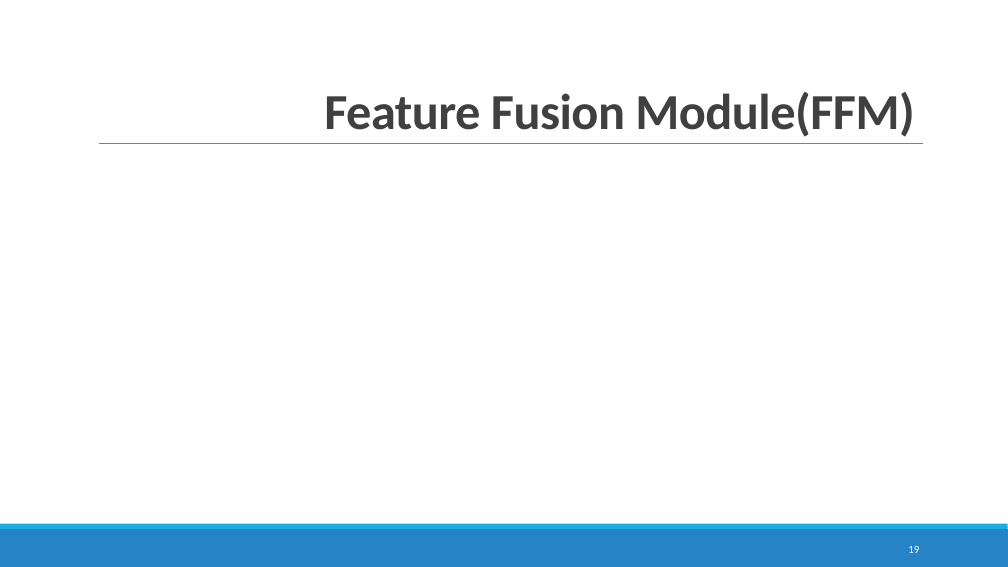
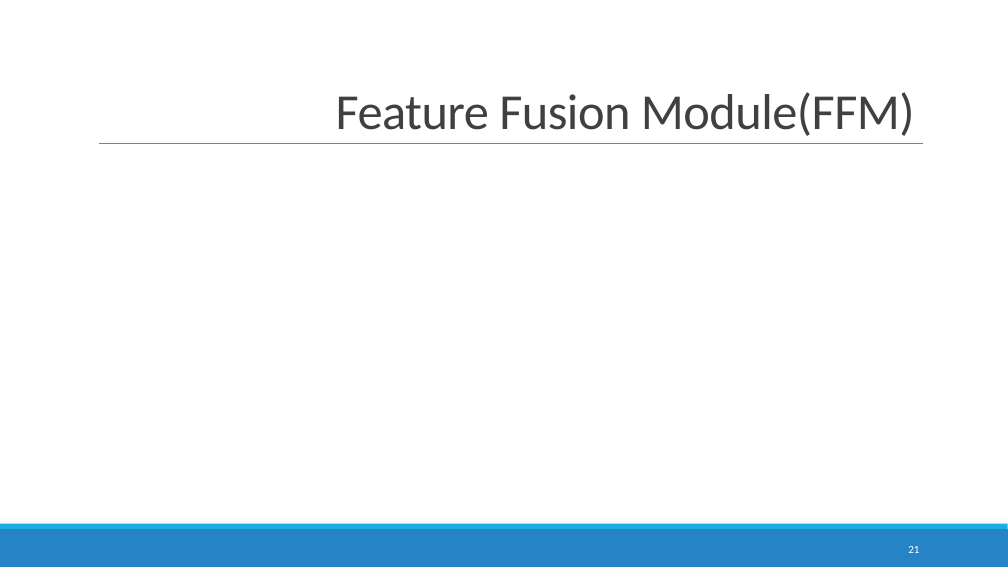
Before and after one commit to maryamhashemi/Text-Localization, a slide deck: slide 21 of Text Localization.pptx (slide 19 before the commit). Drawn at 1008x567 pixels with LibreOffice and Linux fonts; fonts in the diff are those of the drawing; grey boxes stand for pictures. Boxes give left, top, right and bottom in pixels: in the first picture for what was removed or moved away, otherwise in the second. Text is boxed around its words. In the diff, an @@ line names an element or a change of style, - is before the commit and + after.

Commit message:
Update slide

```diff
--- a/Text Localization.pptx
+++ b/Text Localization.pptx
@@ title "Feature Fusion Module(FFM)" at (x1=336, y1=92, x2=915, y2=136): bold off @@
@@ page number at (x1=908, y1=546, x2=919, y2=553): text changed @@
-19
+21
```
Also in this commit, not shown: 4 other slides changed, 7 slides added.
